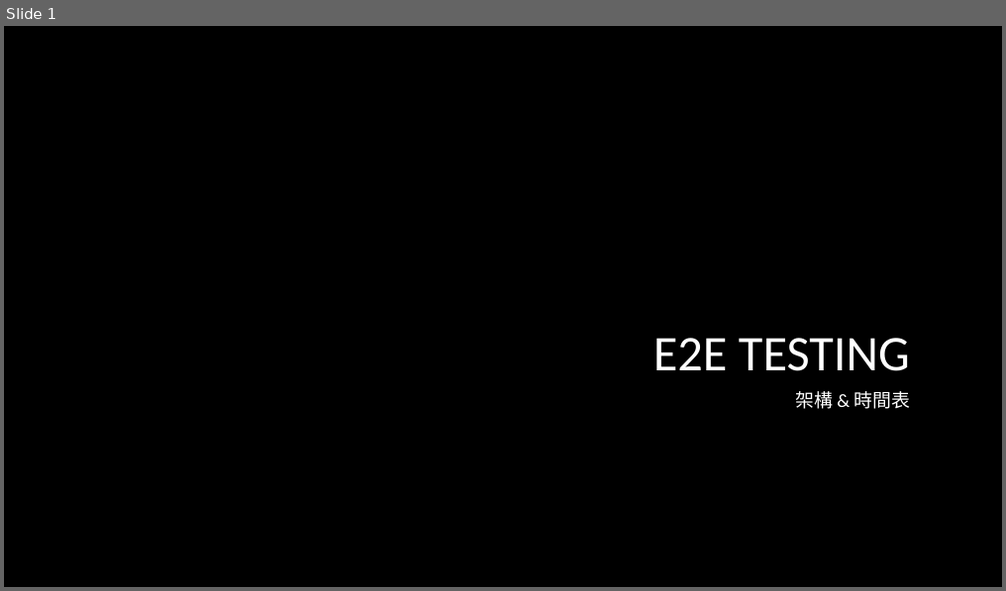
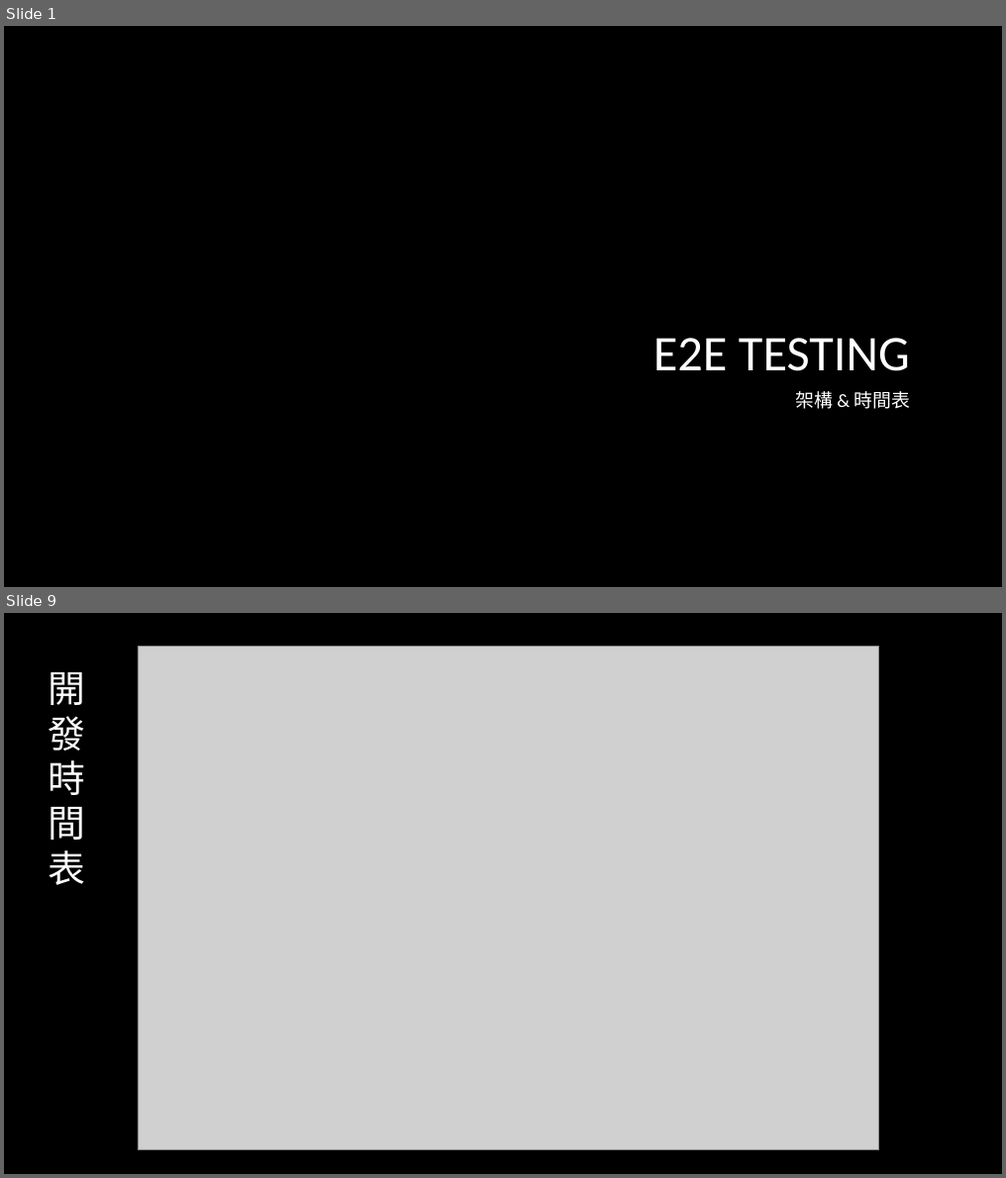
Before and after one commit to markhuang19994/E2E_TEST_AP, a slide deck: document/PPT/架構及規劃.pptx. Shown one above the other, each under a label of ours: slide 1 before the commit, slides 1 and 9 after it; the slides between them are not shown. The pictures are 1006x591 and 1006x1178 pixels, drawn with LibreOffice and Linux fonts; fonts in the diff are those of the drawing; grey boxes stand for pictures; background and template pictures are left out. Boxes give left, top, right and bottom in pixels: in the first picture for what was removed or moved away, otherwise in the second. Text is boxed around its words. In the diff, an @@ line names an element or a change of style, - is before the commit and + after.

```diff
--- a/document/PPT/架構及規劃.pptx
+++ b/document/PPT/架構及規劃.pptx
@@ slide 9 added at box(4, 613, 1002, 1174), background picture (left out) @@
@@ picture added at box(138, 646, 879, 1151) @@
@@ title added at box(48, 672, 85, 885), 36 pt, text #FFFFFF @@
+開發時間表
```
Also in this commit, not shown: 3 slides changed, 4 other slides added.
